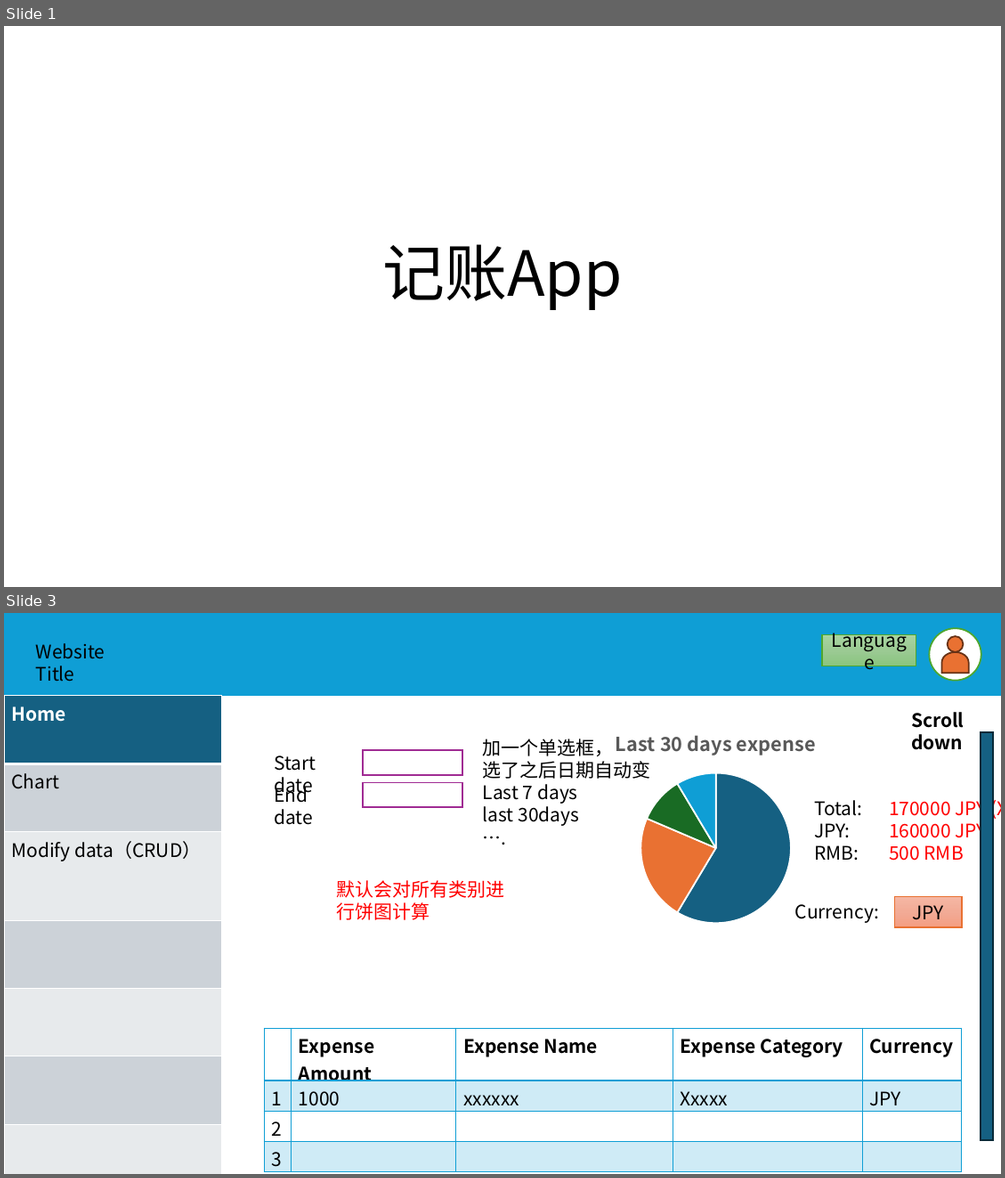
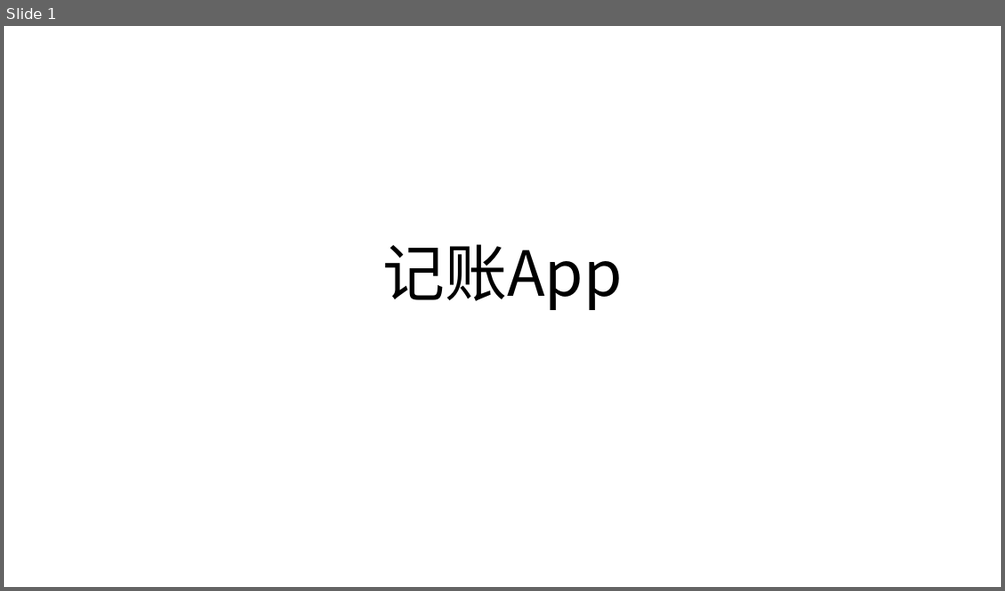
Before and after one commit to w9029/expense_statistics, a slide deck: documents/expenseWebsiteScript.pptx. Shown one above the other, each under a label of ours: slides 1 and 3 before the commit, slide 1 after it; the slides between them are not shown. The pictures are 1005x1178 and 1005x591 pixels, drawn with LibreOffice and Linux fonts; fonts in the diff are those of the drawing. Boxes give left, top, right and bottom in pixels: in the first picture for what was removed or moved away, otherwise in the second. Text is boxed around its words. In the diff, an @@ line names an element or a change of style, - is before the commit and + after.

```diff
--- a/documents/expenseWebsiteScript.pptx
+++ b/documents/expenseWebsiteScript.pptx
@@ slide 3 removed at (x1=4, y1=613, x2=1001, y2=1174), background #FFFFFF @@
@@ rectangle removed at (x1=4, y1=613, x2=1001, y2=696) @@
@@ rectangle removed at (x1=822, y1=635, x2=916, y2=666) @@
-Language
@@ ellipse removed at (x1=929, y1=629, x2=981, y2=681) @@
@@ ellipse removed at (x1=947, y1=636, x2=963, y2=652) @@
@@ text removed at (x1=36, y1=643, x2=105, y2=682) @@
-Website Title
@@ flow chart delay removed at (x1=942, y1=652, x2=969, y2=673) @@
@@ table removed at (x1=4, y1=696, x2=222, y2=1172), 7 rows, 1 columns @@
-Home
-Chart
-Modify data（CRUD）
-
-
-
-
@@ pie chart removed at (x1=552, y1=714, x2=881, y2=933) @@
-title "Last 30 days expense "
-categories: 1, 2, 3, 4
-Series 1: 59, 23, 10, 9
@@ text removed at (x1=911, y1=712, x2=963, y2=750) @@
-Scroll down
@@ text removed at (x1=483, y1=738, x2=651, y2=826) @@
-加一个单选框，
-选了之后日期自动变
-Last 7 days
-last 30days
-….
@@ rectangle removed at (x1=980, y1=732, x2=994, y2=1140) @@
@@ text removed at (x1=274, y1=755, x2=316, y2=796) @@
-Start date
@@ rectangle removed at (x1=363, y1=751, x2=462, y2=775) @@
@@ text removed at (x1=274, y1=783, x2=313, y2=825) @@
-End date
@@ rectangle removed at (x1=363, y1=783, x2=462, y2=807) @@
@@ text removed at (x1=814, y1=796, x2=987, y2=860) @@
-Total: 170000 JPY (XXXRMB)
-JPY: 160000 JPY
-RMB: 500 RMB
@@ text removed at (x1=337, y1=880, x2=505, y2=920) @@
-默认会对所有类别进行饼图计算
@@ text removed at (x1=795, y1=904, x2=879, y2=923) @@
-Currency:
@@ rectangle removed at (x1=895, y1=896, x2=962, y2=927) @@
-JPY
@@ table removed at (x1=264, y1=1028, x2=962, y2=1170), 4 rows, 5 columns @@
- | Expense Amount | Expense Name | Expense Category | Currency
-1 | 1000 | xxxxxx | Xxxxx | JPY
-2 |  |  |  | 
-3 |  |  |  | 
```
Also in this commit, not shown: 3 slides changed, 20 slides added, 2 other slides removed, 21 other files.
